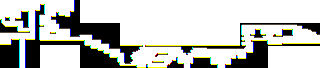
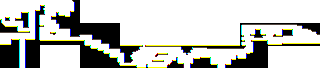
The second (320, 68) image is a revision of the first. Changes to its layers:
painted on "Layer 2" over [21, 0, 250, 64]
